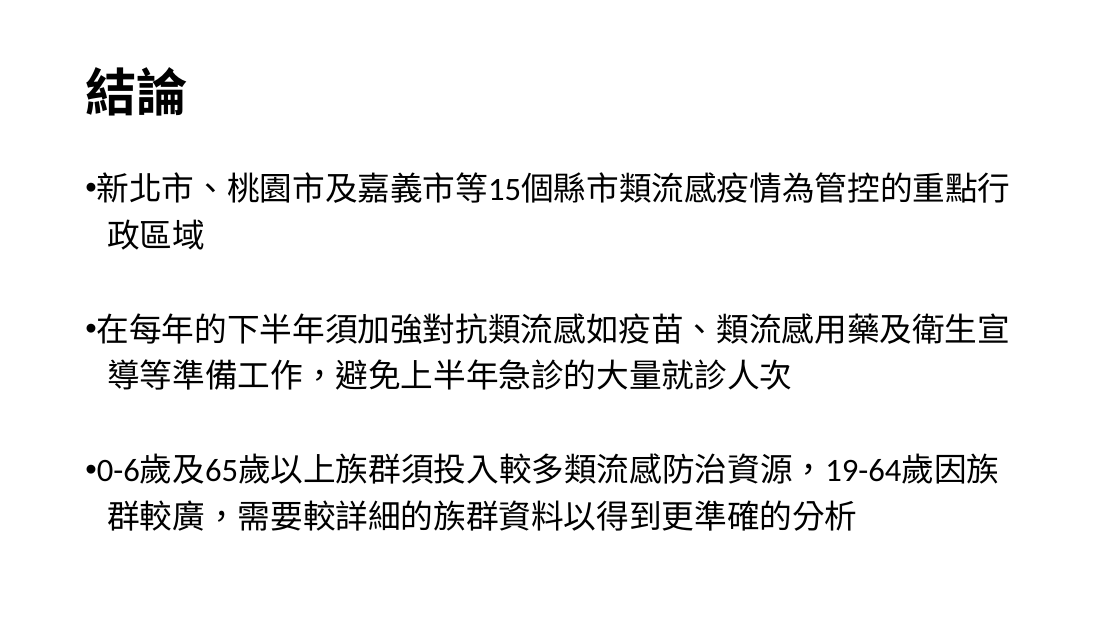
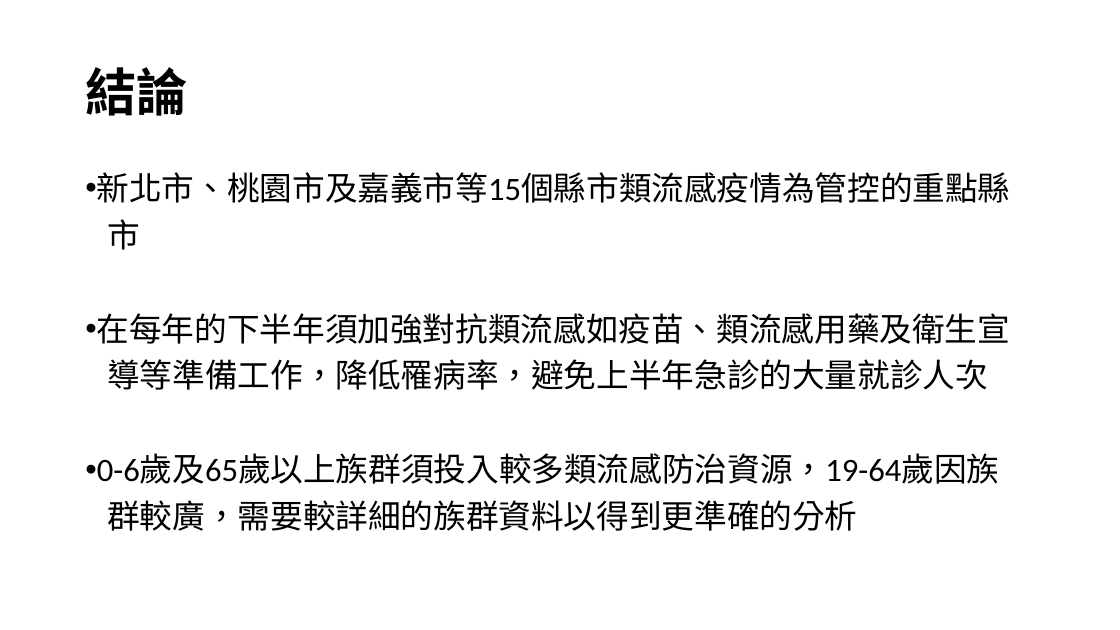
Before and after one commit to huaiminhu/Data_Analysis, a slide deck: slide 12 of 類流感急診就診人次資料分析.pptx. Drawn at 1120x630 pixels with LibreOffice and Linux fonts; fonts in the diff are those of the drawing. Boxes give left, top, right and bottom in pixels: in the first picture for what was removed or moved away, otherwise in the second. Text is boxed around its words. In the diff, an @@ line names an element or a change of style, - is before the commit and + after.

Commit message:
second

```diff
--- a/類流感急診就診人次資料分析.pptx
+++ b/類流感急診就診人次資料分析.pptx
@@ text at (x1=97, y1=172, x2=1011, y2=250): text changed @@
-• 新北市、桃園市及嘉義市等15個縣市類流感疫情為管控的重點行
-政區域
+• 新北市、桃園市及嘉義市等15個縣市類流感疫情為管控的重點縣
+市
@@ text at (x1=107, y1=359, x2=988, y2=390): text changed @@
-導等準備工作，避免上半年急診的大量就診人次
+導等準備工作，降低罹病率，避免上半年急診的大量就診人次
```
